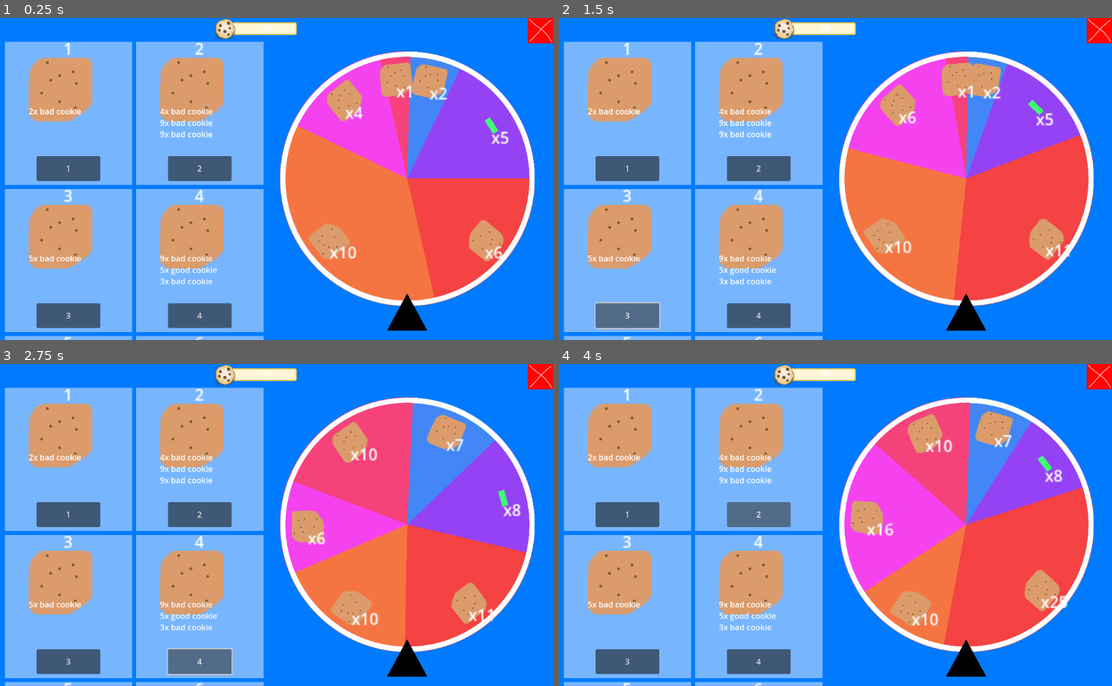
Above: before the commit, frames 1-4 (two rows, left to right).
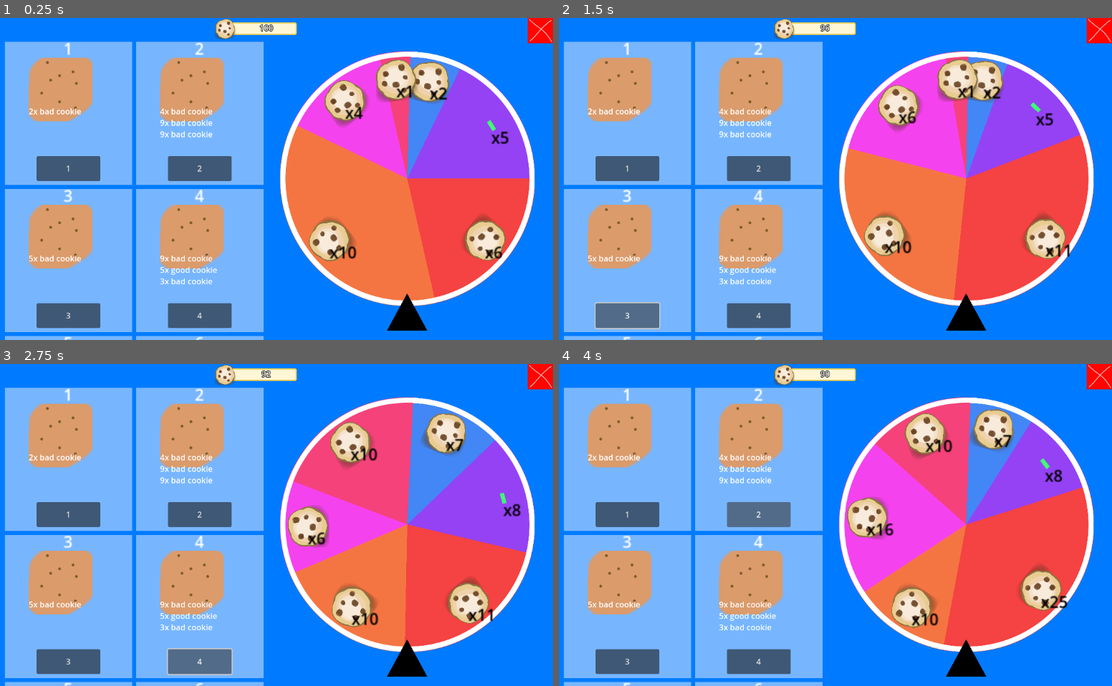
Above: after the commit, the same moments.

Repository: hypercube143/risk-it-for-the-biscuit
Game: Godot game, scene res://scenes/shopgui.tscn
Same seed, same stepped clock (60 frames per second), same inputs: the game is played once before the commit and once after it.
Inputs:
- Up to frame 1 (0.25 s): no input
- Up to frame 2 (1.5 s): click "1" at 0.5 s; click "3" at 1.25 s
- Up to frame 3 (2.75 s): click "4" at 2 s
- Up to frame 4 (4 s): click "2" at 2.75 s; tap Enter at 3.5 s; hold Up (ui_up) from 3.53 s (still down)

The runs differ from the first frame. In frame 1, 4.2% of the frame differs, in the area x 46-92%, y 2-76%; in frame 2, 4.1%; in frame 3, 4.4%; in frame 4, 4.4%, in the area x 47-92%, y 2-82%.

Commit message:
made cookie balance text visible

Diff:
--- a/scenes/roulettewheel.tscn
+++ b/scenes/roulettewheel.tscn
@@ -5,6 +5,7 @@
 
 [node name="roulettewheel" type="Control"]
 layout_mode = 3
+anchors_preset = 0
 offset_right = 512.0
 offset_bottom = 512.0
 pivot_offset = Vector2(256, 256)
--- a/scenes/shopgui.tscn
+++ b/scenes/shopgui.tscn
@@ -6,8 +6,6 @@
 [ext_resource type="PackedScene" uid="uid://ct6343pkn5keu" path="res://scenes/roulettewheel.tscn" id="3_ireye"]
 [ext_resource type="Texture2D" uid="uid://be46mdyxvv01i" path="res://assets/art/cookie_balance_bar.png" id="4_p7rwh"]
 [ext_resource type="Texture2D" uid="uid://7rplx61k1gxb" path="res://assets/art/cookie sprites/cookie_regular.png" id="4_wxrt1"]
-
-[sub_resource type="Theme" id="Theme_jxtlk"]
 
 [node name="shopgui" type="Control"]
 layout_mode = 3
@@ -48,7 +46,8 @@
 offset_top = 8.0
 offset_right = 704.0
 offset_bottom = 35.0
-theme = SubResource("Theme_jxtlk")
+theme_override_colors/font_outline_color = Color(0, 0, 0, 1)
+theme_override_constants/outline_size = 4
 text = "cookie balance"
 horizontal_alignment = 1
 
@@ -65,7 +64,6 @@
 columns = 2
 
 [node name="roulettewheel" parent="." instance=ExtResource("3_ireye")]
-anchors_preset = 0
 offset_left = 859.0
 offset_top = 323.0
 offset_right = 1371.0
--- a/scripts/cookiedat.json
+++ b/scripts/cookiedat.json
@@ -1,9 +1,9 @@
 {
-	"1": {"name": "good cookie", "desc": "does good things", "icon": "res://assets/art/cookie sprites/cookietextureplaceholder.png", "wheel_colour": "#4287f5"},
+	"1": {"name": "good cookie", "desc": "does good things", "icon": "res://assets/art/cookie sprites/cookie_regular.png", "wheel_colour": "#4287f5"},
 	"2": {"name": "bad cookie", "desc": "does bad things, bad to the bone", "icon": "res://assets/art/buybuttongreen.png", "wheel_colour": "#9542f5"},
-	"3": {"name": "bad cookie", "desc": "does bad things, bad to the bone", "icon": "res://assets/art/cookie sprites/cookietextureplaceholder.png", "wheel_colour": "#f542ef"},
-	"4": {"name": "bad cookie", "desc": "does bad things, bad to the bone", "icon": "res://assets/art/cookie sprites/cookietextureplaceholder.png", "wheel_colour": "#f5427b"},
-	"5": {"name": "bad cookie", "desc": "does bad things, bad to the bone", "icon": "res://assets/art/cookie sprites/cookietextureplaceholder.png", "wheel_colour": "#f54242"},
-	"6": {"name": "bad cookie", "desc": "does bad things, bad to the bone", "icon": "res://assets/art/cookie sprites/cookietextureplaceholder.png", "wheel_colour": "#f57542"},
+	"3": {"name": "bad cookie", "desc": "does bad things, bad to the bone", "icon": "res://assets/art/cookie sprites/cookie_regular.png", "wheel_colour": "#f542ef"},
+	"4": {"name": "bad cookie", "desc": "does bad things, bad to the bone", "icon": "res://assets/art/cookie sprites/cookie_regular.png", "wheel_colour": "#f5427b"},
+	"5": {"name": "bad cookie", "desc": "does bad things, bad to the bone", "icon": "res://assets/art/cookie sprites/cookie_regular.png", "wheel_colour": "#f54242"},
+	"6": {"name": "bad cookie", "desc": "does bad things, bad to the bone", "icon": "res://assets/art/cookie sprites/cookie_regular.png", "wheel_colour": "#f57542"},
 	"": {"name": "", "desc": "", "icon": ""}
 }
--- a/scripts/roulettewheel.gd
+++ b/scripts/roulettewheel.gd
@@ -8,7 +8,7 @@
 @onready var center = $spinnystuff/center # for rotating the cookie sprites around when generating wheel
 @onready var cursor = $cursor
 
-var icon_scale = 0.25
+var icon_scale = 1/6.0
 var icon_radius = 200
 
 var result_map = []
@@ -69,6 +69,8 @@
 
 		var t = Label.new()
 		t.text = "x" + str(int(Global.cookie_inventory[cookie_key]))
+		# t.label_settings.outline_size = 3
+		t.modulate = Color(0, 0, 0)
 		t.scale = Vector2(2,2)
 		t.position = Vector2(icon_radius, 0).rotated(mid)
 		# t.rotation = mid # + PI * 0.5
Not shown: 1 places in scenes/shopgui.tscn that only renumber resources
